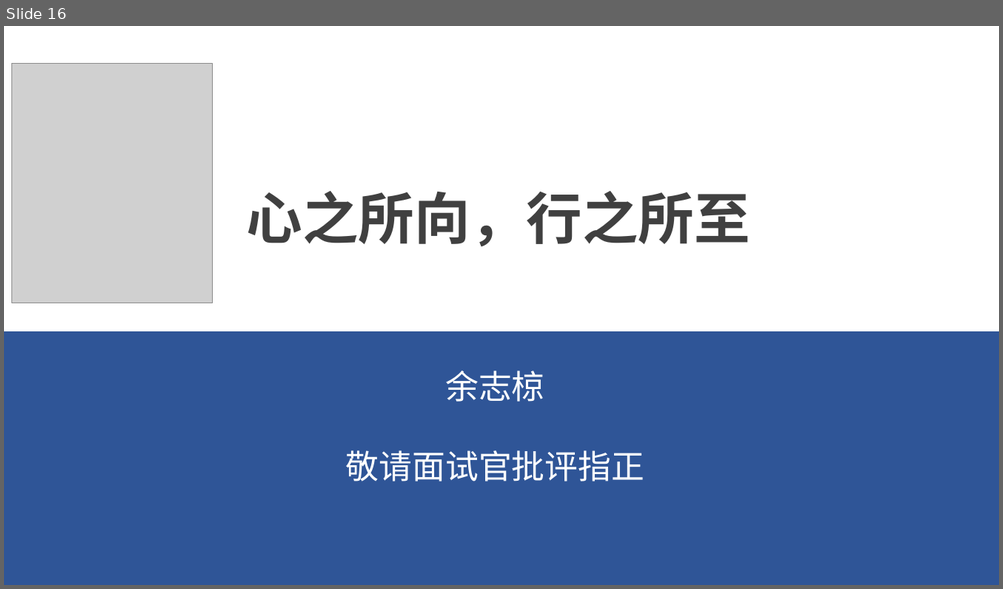
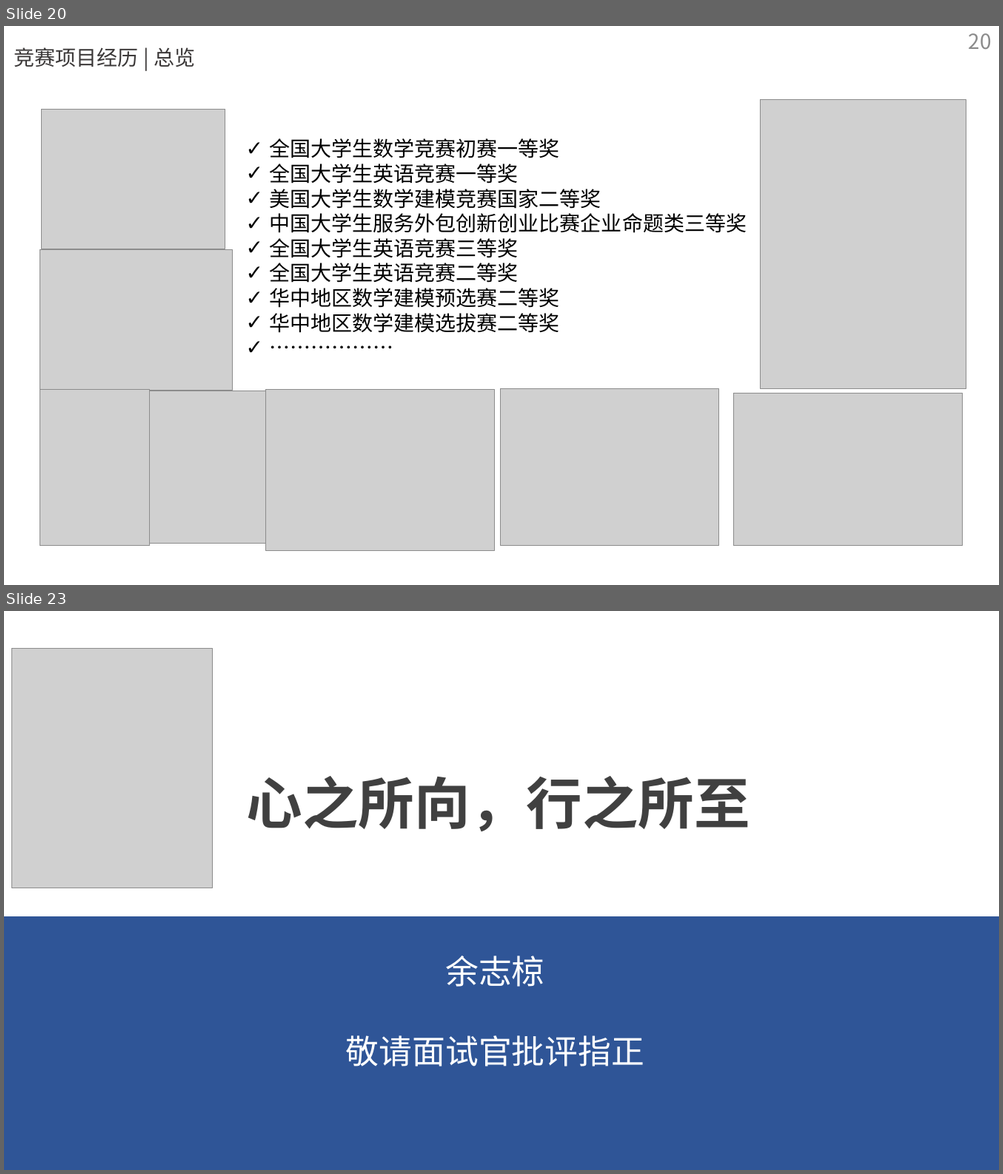
Before and after one commit to yzlbig/Picture-bed, a slide deck: 余志椋介绍 .pptx. Shown one above the other, each under a label of ours: slide 16 before the commit, slides 20 and 23 after it; the slides between them are not shown. The pictures are 1003x589 and 1003x1174 pixels, drawn with LibreOffice and Linux fonts; fonts in the diff are those of the drawing; grey boxes stand for pictures. Boxes give left, top, right and bottom in pixels: in the first picture for what was removed or moved away, otherwise in the second. Text is boxed around its words. In the diff, an @@ line names an element or a change of style, - is before the commit and + after.

```diff
--- a/余志椋介绍 .pptx
+++ b/余志椋介绍 .pptx
@@ slide 20 added at box(4, 26, 999, 585), background #FFFFFF @@
@@ text added at box(14, 47, 195, 67), 20 pt, text #3B3838 @@
+竞赛项目经历 | 总览
@@ page number added at box(968, 33, 991, 49), 20 pt, text #8C8C8C @@
+20
@@ picture added at box(41, 109, 225, 249) @@
@@ picture added at box(760, 99, 966, 389) @@
@@ text added at box(269, 138, 746, 333), 20 pt, text #000000 @@
+✓ 全国大学生数学竞赛初赛一等奖
+✓ 全国大学生英语竞赛一等奖
+✓ 美国大学生数学建模竞赛国家二等奖
+✓ 中国大学生服务外包创新创业比赛企业命题类三等奖
+✓ 全国大学生英语竞赛三等奖
+✓ 全国大学生英语竞赛二等奖
+✓ 华中地区数学建模预选赛二等奖
+✓ 华中地区数学建模选拔赛二等奖
+✓ ………………
@@ text added at box(663, 146, 762, 178), 24 pt, text #FFFFFF, bold @@
+选题背二
@@ picture added at box(40, 249, 233, 390) @@
@@ picture added at box(40, 390, 150, 546) @@
@@ picture added at box(150, 392, 266, 544) @@
@@ picture added at box(266, 390, 495, 551) @@
@@ picture added at box(500, 389, 719, 546) @@
@@ picture added at box(734, 394, 963, 547) @@
@@ what was slide 16 is now slide 23 @@
```
Also in this commit, not shown: 14 slides changed, 6 other slides added.
